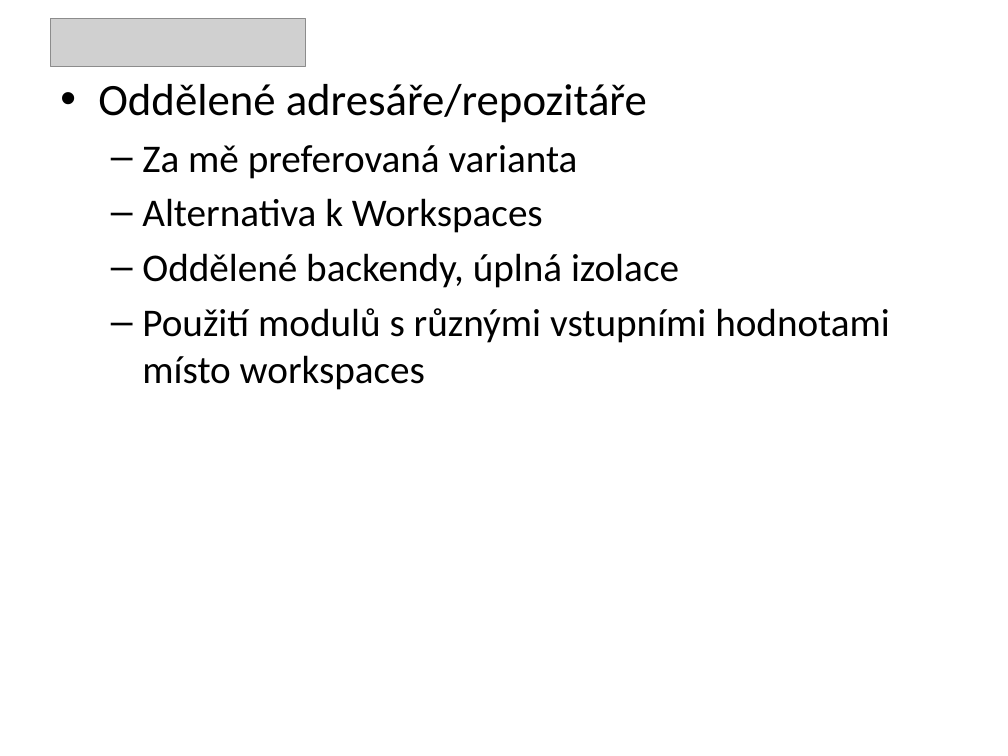
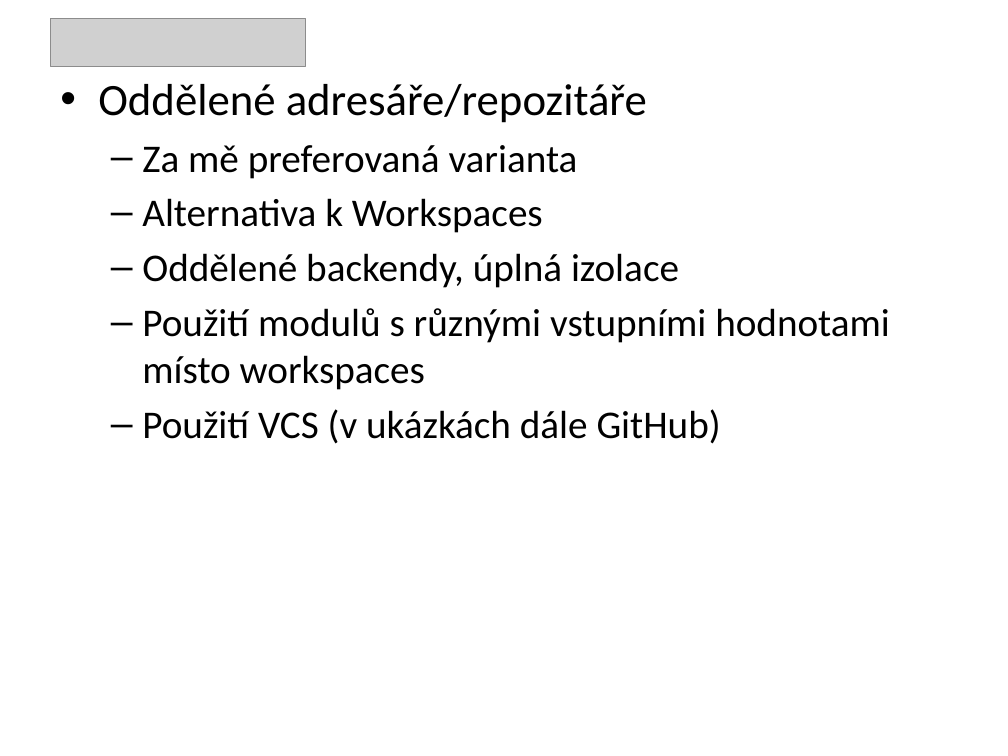
Before and after one commit to puchy/tf-lab, a slide deck: slide 3 of 5-tf.pptx. Drawn at 1008x756 pixels with LibreOffice and Linux fonts; fonts in the diff are those of the drawing; grey boxes stand for pictures. Boxes give left, top, right and bottom in pixels: in the first picture for what was removed or moved away, otherwise in the second. Text is boxed around its words. In the diff, an @@ line names an element or a change of style, - is before the commit and + after.

```diff
--- a/5-tf.pptx
+++ b/5-tf.pptx
@@ text at [142, 409, 721, 444]: paragraph added @@
+  – Použití VCS (v ukázkách dále GitHub)
```
Also in this commit, not shown: 12 slides added, 1 slide removed, 10 other files.
